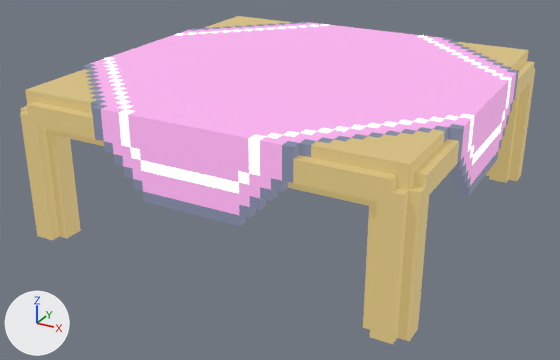
What one commit did to the FBX model Assets/Models/Obsticals/InsideHouse/Table.fbx.
One viewpoint serves both versions: a 50 mm lens placed at (2.24, -4.31, 2.28), pointed at (-0.05, -0.16, 0.21). Every picture has the same lights, and +X, +Y and +Z are marked at lower left. Where no turn or scale is listed for an object, it has been applied to the vertices.

The first picture shows 'Table'.
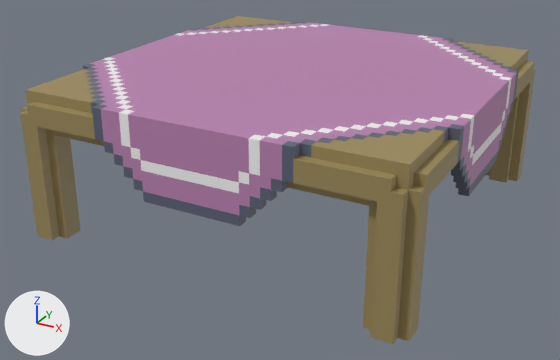
The change, as a diff of the scene's bpy script:
```diff
--- a/Assets/Models/Obsticals/InsideHouse/Table.fbx.py
+++ b/Assets/Models/Obsticals/InsideHouse/Table.fbx.py
@@ mat_pkmnmastermaterial @@
 n0 = _N.new('ShaderNodeBsdfPrincipled'); n0.name = 'Principled BSDF'
-n0.inputs[28].default_value = 1.0  # 'Emission Strength'
 n1 = _N.new('ShaderNodeOutputMaterial'); n1.name = 'Material Output'
@@ mat_pkmnmastermaterial @@
 n2.image = img_pkmnemerald_jpg
-n3 = _N.new('ShaderNodeTexImage'); n3.name = 'Image Texture.001'
-n3.image = img_pkmnemerald_jpg
 _L.new(n2.outputs[0], n0.inputs[0])  # 'Color' to 'Base Color'
-_L.new(n3.outputs[0], n0.inputs[27])  # 'Color' to 'Emission Color'
 _L.new(n0.outputs[0], n1.inputs[0])  # 'BSDF' to 'Surface'
```

Changed parts and their boxes (x1, y1, x2, y2) in the pictures (560 x 360 px):
'Table', surface changed
    both: (20, 16, 535, 344)
